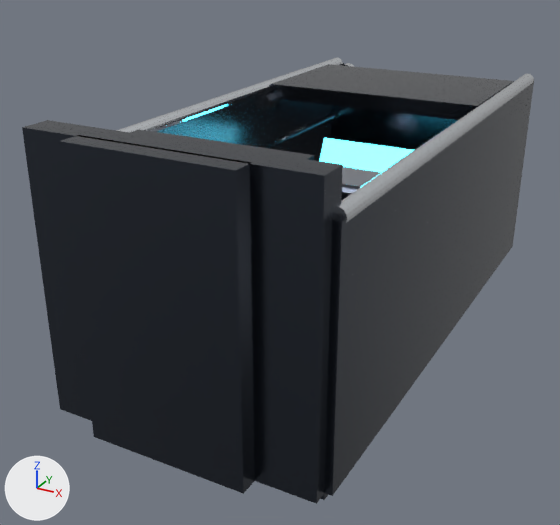
Before and after pictures for a commit that changed the glTF model assets/models/mech_cockpit_tub.glb.
Camera for both pictures: a 50 mm camera at (0.969, -2.14, 0.907) aimed at (-0.125, -0.151, -0.088). The axes (+X, +Y, +Z) are drawn at lower left. The lights are the same throughout. The first picture is the older version. Where no turn or scale is listed for an object, it has been applied to the vertices. Vertices at exactly the same position are counted once.

Before the edit, the objects in view are built like this:
```python
ob_cockpitbulkhead = bpy.data.objects.new('CockpitBulkhead', me_cube_003)
ob_cockpitbulkhead.location = (0.0, 0.0, 0.0)
ob_cockpitrail_r = bpy.data.objects.new('CockpitRail_R', me_cylinder_013)
ob_cockpitrail_r.location = (0.38, -0.02, 0.38)
ob_cockpitwall_l = bpy.data.objects.new('CockpitWall_L', me_cube_001)
ob_cockpitwall_l.location = (0.0, 0.0, 0.0)
ob_cockpitwall_r = bpy.data.objects.new('CockpitWall_R', me_cube_002)
ob_cockpitwall_r.location = (0.0, 0.0, 0.0)
ob_frontchestarmor = bpy.data.objects.new('FrontChestArmor', me_cube_023)
ob_frontchestarmor.location = (0.0, 0.0, 0.0)
ob_hatchclevistub_l = bpy.data.objects.new('HatchClevisTub_L', me_cube_021)
ob_hatchclevistub_l.location = (0.0, 0.0, 0.0)
ob_headrestcowl = bpy.data.objects.new('HeadrestCowl', me_cube_004)
ob_headrestcowl.location = (0.0, 0.0, 0.0)
ob_holohud_display = bpy.data.objects.new('HoloHUD_Display', me_cube_020)
ob_holohud_display.location = (0.0, 0.0, 0.0)
ob_seatbackrest = bpy.data.objects.new('SeatBackrest', me_cube_010)
ob_seatbackrest.location = (0.0, 0.02, -0.22)
# also in view: 'CockpitRail_L' at (-0.38, -0.02, 0.38); 'RearSpineMount' at (0.0, -0.92, 0.1); 'CanopyTopLip' at (0.0, 0.44, 0.37)
```
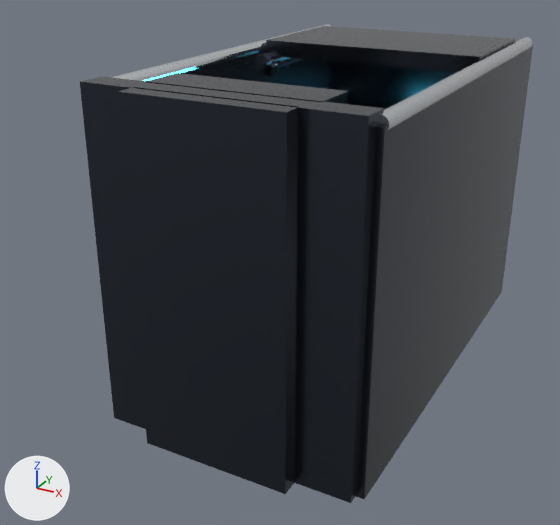
Where the newer file only moved an object's origin or applied its transform, the numbers keep the older frame.

Pixel boxes (x1, y1, x2, y2) of what changed, in the pictures (560 x 525 px; the box of a moved part takes in the faces that stretch with it):
'RearSpineMount', moved, rescaled (8% narrower, 13% taller)
    before: (59, 135, 255, 494)
    after: (118, 88, 299, 494)
'CockpitBulkhead', moved, rescaled (11% taller)
    before: (22, 120, 343, 504)
    after: (80, 76, 384, 503)
'CockpitWall_R', rescaled (15% narrower, 10% taller)
    before: (325, 81, 534, 496)
    after: (356, 44, 533, 499)
'CanopyTopLip', moved, rescaled (18% shorter)
    before: (271, 64, 514, 120)
    after: (266, 26, 516, 72)
'CockpitWall_L', rescaled
    before: (157, 63, 344, 161)
    after: (181, 51, 329, 89)
'FrontChestArmor', moved, rescaled
    before: (331, 106, 457, 150)
    after: (328, 61, 457, 109)
'CockpitRail_R', moved, rescaled (22% narrower, 37% shorter)
    before: (337, 74, 534, 223)
    after: (379, 37, 533, 130)
'CockpitRail_L', moved
    before: (116, 58, 343, 133)
    after: (111, 24, 331, 81)
'HeadrestCowl', moved, rescaled
    before: (130, 129, 314, 160)
    after: (146, 73, 348, 104)
'HoloHUD_Display', deleted (cyan)
    before: (319, 138, 414, 173)
'SlideRail_L', moved (mostly hidden)
    before: (264, 93, 281, 110)
    after: (260, 52, 290, 70)
'HatchClevisTub_L', moved
    before: (274, 100, 288, 108)
    after: (265, 56, 280, 76)
'HatchCylinder_L', moved (not visible before)
    after: (280, 58, 312, 70)
'HatchClevisPinTub_L', moved (not visible before)
    after: (274, 62, 280, 70)
part 7 of me_cube_010, moved or reshaped (not visible afterwards)
    before: (342, 167, 381, 187)

The change, as a list of edits to the scene's bpy script:
```text
Change me_cube_003:
    remove me_cube_003.from_pydata(...)  # 8 vertices, 12 faces; spans x -0.38..0.38, y -0.9..-0.82, z -0.28..0.48
    add me_cube_003.from_pydata(...)  # 8 vertices, 12 faces; spans x -0.38..0.38, y -0.7..-0.62, z -0.43..0.55
    me_cube_003 part 1: the whole mesh is scaled about its middle by (1, 1, 1.29), then moved by (0.0, 0.2, -0.04)
Change me_cylinder_013:
    remove me_cylinder_013.from_pydata(...)  # 32 vertices, 60 faces; spans x -0.02..0.02, y -0.82..0.82, z -0.02..0.02
    add me_cylinder_013.from_pydata(...)  # 32 vertices, 60 faces; spans x -0.02..0.02, y -0.67..0.67, z -0.02..0.02
    me_cylinder_013 part 2: the whole mesh is scaled about its middle by (1, 0.817, 1)
Change me_cube_001:
    remove me_cube_001.from_pydata(...)  # 8 vertices, 12 faces; spans x -0.4..-0.36, y -0.86..0.82, z -0.28..0.38
    add me_cube_001.from_pydata(...)  # 8 vertices, 12 faces; spans x -0.4..-0.36, y -0.66..0.72, z -0.44..0.52
    me_cube_001 part 3: the whole mesh is scaled about its middle by (1, 0.821, 1.45), then moved by (0.0, 0.05, -0.01)
Change me_cube_002:
    remove me_cube_002.from_pydata(...)  # 8 vertices, 12 faces; spans x 0.36..0.4, y -0.86..0.82, z -0.28..0.38
    add me_cube_002.from_pydata(...)  # 8 vertices, 12 faces; spans x 0.36..0.4, y -0.66..0.72, z -0.44..0.52
    me_cube_002 part 4: the whole mesh is scaled about its middle by (1, 0.821, 1.45), then moved by (0.0, 0.05, -0.01)
Change me_cube_021:
    remove me_cube_021.from_pydata(...)  # 8 vertices, 12 faces; spans x -0.385..-0.335, y 0.23..0.29, z 0.31..0.37
    add me_cube_021.from_pydata(...)  # 8 vertices, 12 faces; spans x -0.385..-0.335, y 0.17..0.23, z 0.43..0.49
    me_cube_021 part 5: the whole mesh is moved by (0.0, -0.06, 0.12)
Change me_cube_004:
    remove me_cube_004.from_pydata(...)  # 8 vertices, 12 faces; spans x -0.24..0.24, y -0.82..-0.66, z 0.04..0.44
    add me_cube_004.from_pydata(...)  # 8 vertices, 12 faces; spans x -0.24..0.24, y -0.63..-0.49, z 0.17..0.55
    me_cube_004 part 6: the whole mesh is scaled about its middle by (1, 0.875, 0.95), then moved by (0.0, 0.18, 0.12)
Change me_cube_010:
    remove me_cube_010.from_pydata(...)  # 8 vertices, 12 faces; spans x -0.22..0.22, y -0.449..0.009, z -0.013..0.433
    add me_cube_010.from_pydata(...)  # 8 vertices, 12 faces; spans x -0.22..0.22, y -0.298..0.018, z -0.005..0.605
    me_cube_010 part 7
    me_cube_010.vertices[0].co: (-0.22, -0.449, 0.03) -> (-0.22, -0.298, 0.02)
    me_cube_010.vertices[1].co: (-0.22, -0.032, 0.433) -> (-0.22, -0.037, 0.605)
    me_cube_010.vertices[2].co: (-0.22, -0.408, -0.013) -> (-0.22, -0.243, -0.005)
    me_cube_010.vertices[3].co: (-0.22, 0.009, 0.39) -> (-0.22, 0.018, 0.58)
    me_cube_010.vertices[4].co: (0.22, -0.449, 0.03) -> (0.22, -0.298, 0.02)
    me_cube_010.vertices[5].co: (0.22, -0.032, 0.433) -> (0.22, -0.037, 0.605)
    me_cube_010.vertices[6].co: (0.22, -0.408, -0.013) -> (0.22, -0.243, -0.005)
    me_cube_010.vertices[7].co: (0.22, 0.009, 0.39) -> (0.22, 0.018, 0.58)
Change me_cube_005:
    remove me_cube_005.from_pydata(...)  # 8 vertices, 12 faces; spans x -0.22..0.22, y -0.95..-0.89, z -0.28..0.48
    add me_cube_005.from_pydata(...)  # 8 vertices, 12 faces; spans x -0.22..0.22, y -0.75..-0.69, z -0.43..0.55
    me_cube_005 part 8: the whole mesh is scaled about its middle by (1, 1, 1.29), then moved by (0.0, 0.2, -0.04)
Change me_cube_025:
    remove me_cube_025.from_pydata(...)  # 8 vertices, 12 faces; spans x -0.36..0.36, y 0.21..0.67, z 0.345..0.395
    add me_cube_025.from_pydata(...)  # 8 vertices, 12 faces; spans x -0.36..0.36, y 0.18..0.62, z 0.495..0.545
    me_cube_025 part 9: the whole mesh is scaled about its middle by (1, 0.957, 1), then moved by (0.0, -0.04, 0.15)
Change me_cube_023:
    remove me_cube_023.from_pydata(...)  # 8 vertices, 12 faces; spans x -0.38..0.38, y 0.71..0.81, z -0.19..0.35
    add me_cube_023.from_pydata(...)  # 8 vertices, 12 faces; spans x -0.38..0.38, y 0.67..0.77, z -0.24..0.48
    me_cube_023 part 10: the whole mesh is scaled about its middle by (1, 1, 1.33), then moved by (0.0, -0.04, 0.04)
Change ob_cockpitrail_l:
    ob_cockpitrail_l.location: (-0.38, -0.02, 0.38) -> (-0.38, 0.03, 0.52)
Change ob_cockpitrail_r:
    ob_cockpitrail_r.location: (0.38, -0.02, 0.38) -> (0.38, 0.03, 0.52)
Change ob_hatchclevispintub_l:
    ob_hatchclevispintub_l.location: (-0.36, 0.26, 0.34) -> (-0.36, 0.2, 0.46)
Change ob_hatchcylinder_l:
    ob_hatchcylinder_l.location: (-0.36, 0.26, 0.34) -> (-0.36, 0.2, 0.46)
Remove ob_holohud_display:
    ob_holohud_display = bpy.data.objects.new('HoloHUD_Display', me_cube_020)
Change ob_sliderail_l:
    ob_sliderail_l.location: (-0.36, 0.44, 0.34) -> (-0.36, 0.4, 0.48)
```
